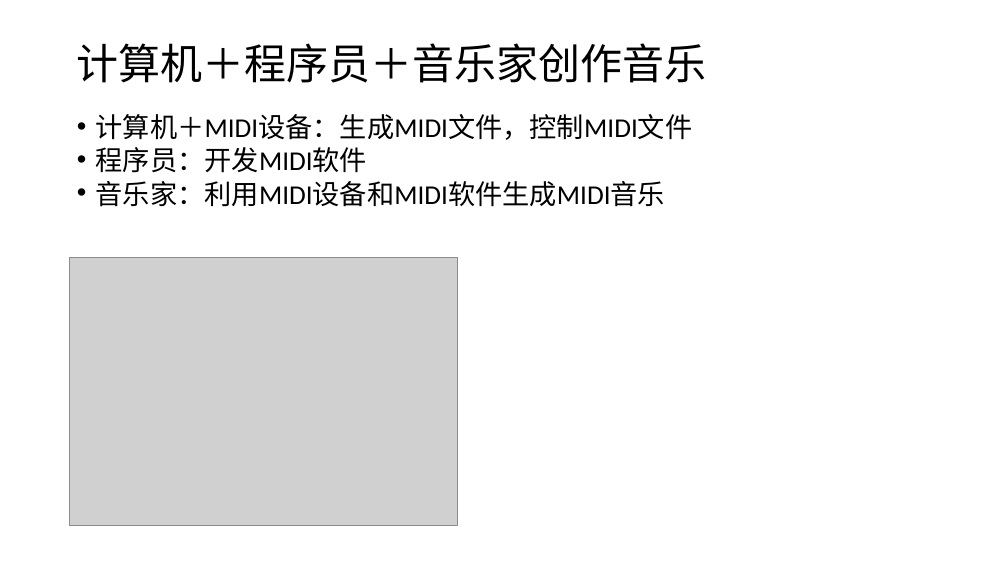
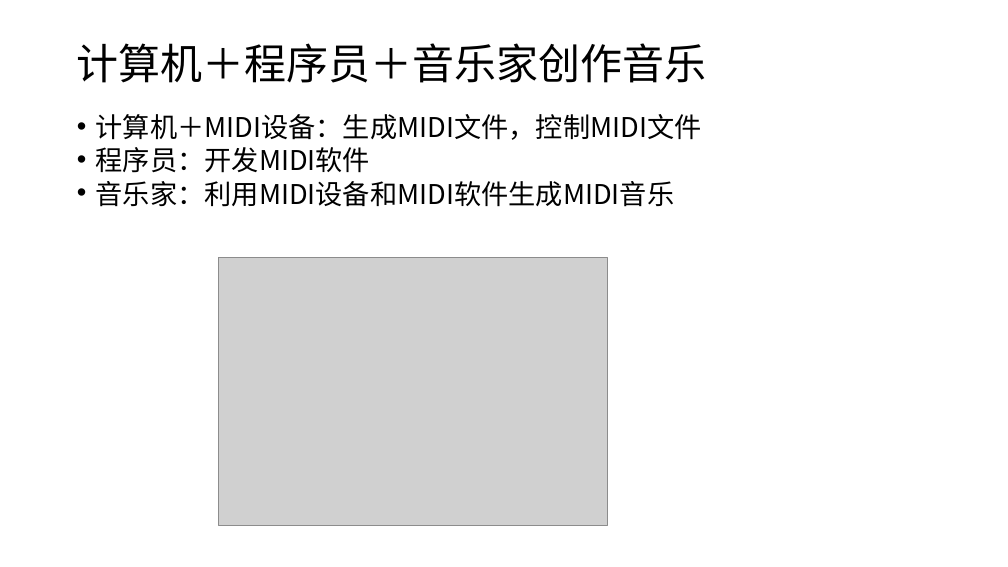
Before and after one commit to huntercao/shared_files, a slide deck: slide 5 of midi/docs/ppt/midi_introduction.pptx. Drawn at 1008x567 pixels with LibreOffice and Linux fonts; fonts in the diff are those of the drawing; grey boxes stand for pictures; background and template pictures are left out. Boxes give left, top, right and bottom in pixels: in the first picture for what was removed or moved away, otherwise in the second. Text is boxed around its words. In the diff, an @@ line names an element or a change of style, - is before the commit and + after.

```diff
--- a/midi/docs/ppt/midi_introduction.pptx
+++ b/midi/docs/ppt/midi_introduction.pptx
@@ title "计算机＋程序员＋音乐家创作音乐" at (77, 43, 706, 83): font Calibri to Noto Sans CJK SC @@
@@ text "计算机＋MIDI设备：生成MIDI文件，控制MIDI文件" at (96, 114, 702, 207): font Calibri to Noto Sans CJK SC @@
@@ picture: place and size @@
-picture at (70, 258, 458, 526)
+picture at (219, 258, 607, 526)
```
Also in this commit, not shown: 4 other slides changed, 2 slides added, 2 slides removed, 4 other files.
